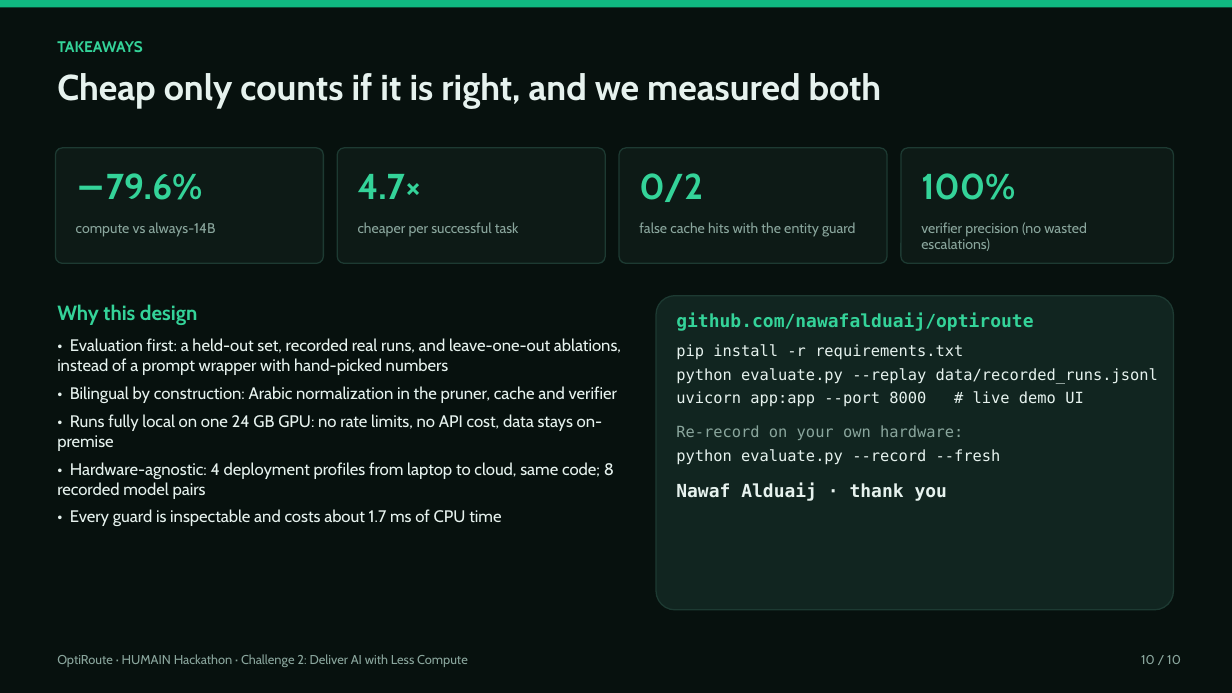
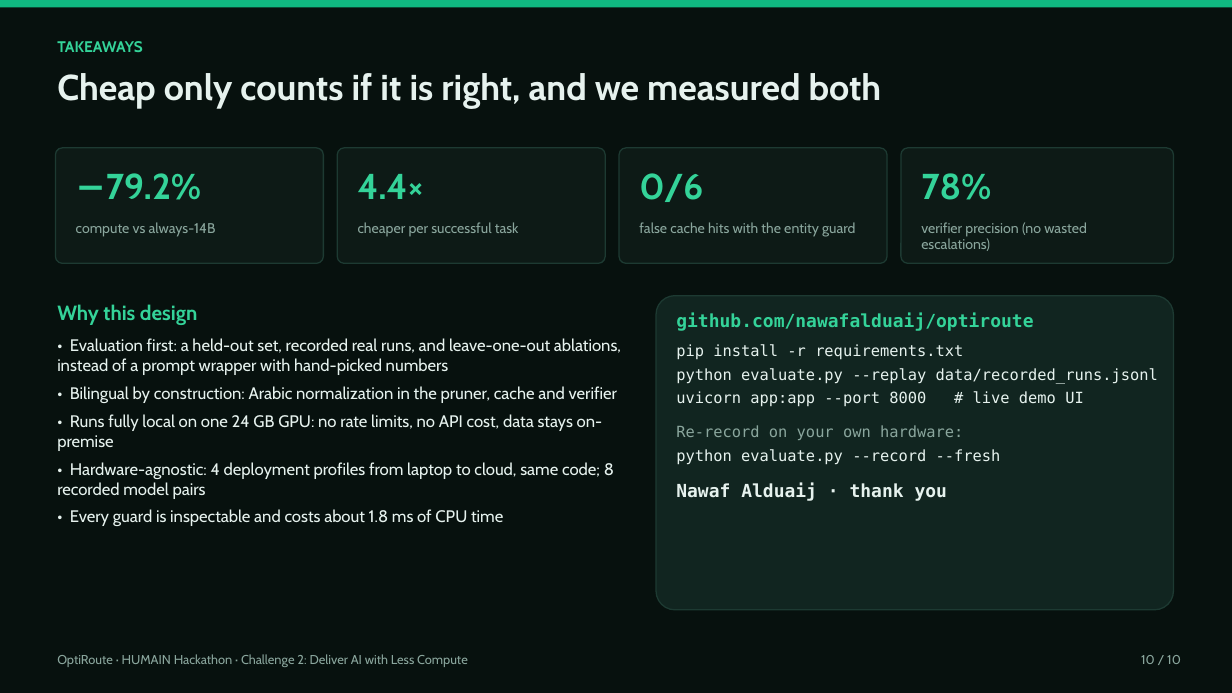
Before and after one commit to nawafalduaij/optiroute, a slide deck: slide 10 of deliverables/OptiRoute_Presentation.pptx. Drawn at 1232x693 pixels with LibreOffice and Linux fonts; fonts in the diff are those of the drawing. Boxes give left, top, right and bottom in pixels: in the first picture for what was removed or moved away, otherwise in the second. Text is boxed around its words. In the diff, an @@ line names an element or a change of style, - is before the commit and + after.

```diff
--- a/deliverables/OptiRoute_Presentation.pptx
+++ b/deliverables/OptiRoute_Presentation.pptx
@@ text at (106,173,201,200): text changed @@
-−79.6%
+−79.2%
@@ text at (358,174,424,199): text changed @@
-4.7×
+4.4×
@@ text at (639,173,703,202): text changed @@
-0/2
+0/6
@@ text at (921,173,991,200): text changed @@
-100%
+78%
@@ text at (70,509,503,526): text changed @@
-• Every guard is inspectable and costs about 1.7 ms of CPU time
+• Every guard is inspectable and costs about 1.8 ms of CPU time
```
Also in this commit, not shown: 8 other slides changed, 22 other files.
